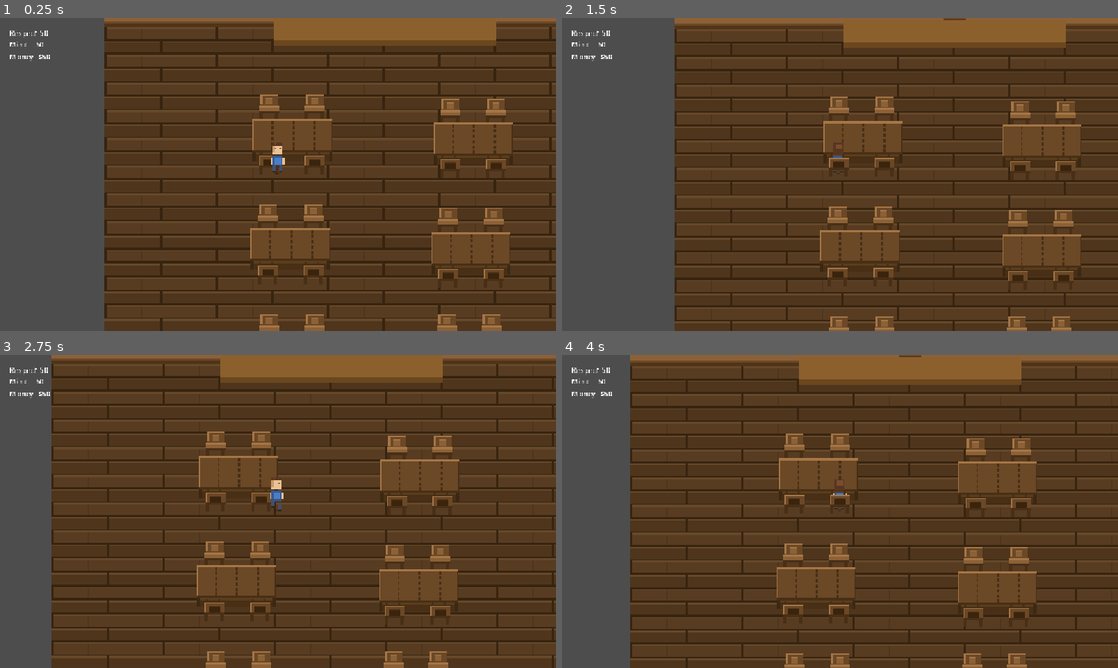
Above: before the commit, frames 1-4 (two rows, left to right).
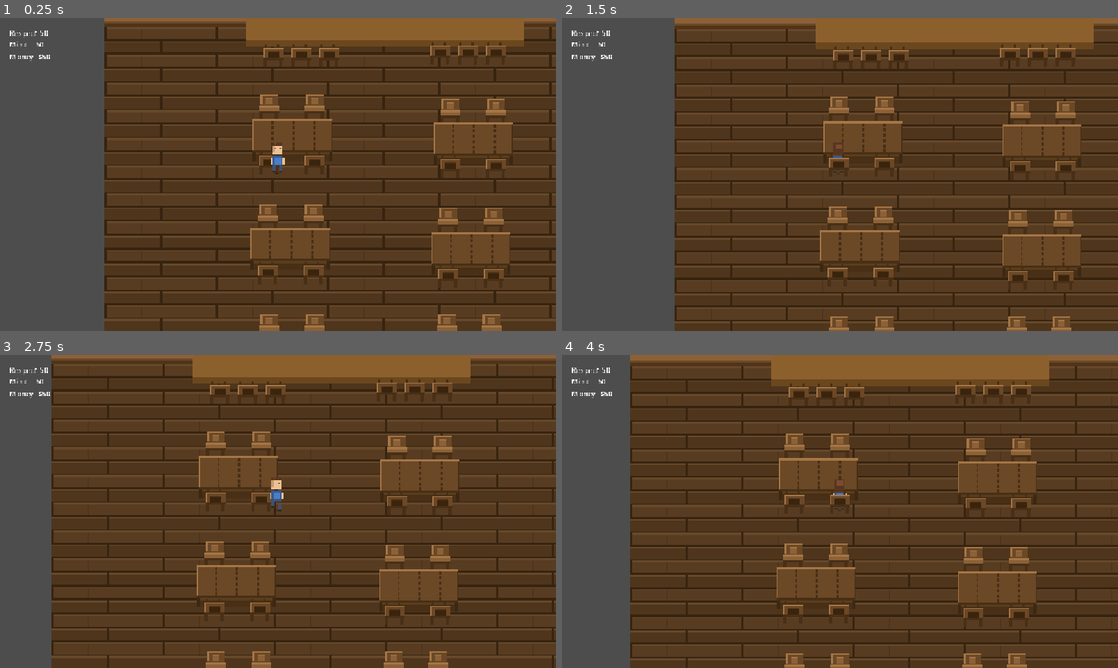
Above: after the commit, the same moments.

Repository: daniilbug/Drunkheads
Game: Godot game, scene res://scenes/hub/bar.tscn
Two runs of this game, one before a commit and one after it. Both use one fixed random seed, a clock stepped at 60 frames per second and the inputs below. This scene is started directly instead of the project's main scene.
Inputs:
- Up to frame 1 (0.25 s): no input
- Up to frame 2 (1.5 s): tap Enter at 0.5 s; hold D (right) 0.53-1.28 s; hold E (interact) 0.53-1.28 s; tap Space at 1.25 s; hold S (down) from 1.28 s (still down); tap Q (take) at 1.35 s
- Up to frame 3 (2.75 s): tap Enter at 2 s; release S (down) at 2.03 s; hold D (right) from 2.03 s (still down); hold E (interact) from 2.03 s (still down)
- Up to frame 4 (4 s): release D (right) at 2.78 s; release E (interact) at 2.78 s; hold W (up) 2.78-3.53 s; tap Q (take) at 2.85 s; tap Space at 3.5 s; hold A (left) from 3.53 s (still down); hold E (interact) from 3.53 s (still down)

The runs differ from the first frame. In frame 1, 1.4% of the frame differs, in the area x 44-95%, y 1-13%; in frame 2, 1.5%, in the area x 45-96%, y 0-14%; in frame 3, 1.4%; in frame 4, 1.5%.

Commit message:
Add voice chat and background music

Diff:
--- /dev/null
+++ b/default_bus_layout.tres
@@ -0,0 +1,24 @@
+[gd_resource type="AudioBusLayout" format=3 uid="uid://dfyccxfhmjoy0"]
+
+[sub_resource type="AudioEffectLimiter" id="AudioEffectLimiter_j3pel"]
+resource_name = "Limiter"
+
+[sub_resource type="AudioEffectStereoEnhance" id="AudioEffectStereoEnhance_j3pel"]
+resource_name = "StereoEnhance"
+
+[sub_resource type="AudioEffectCapture" id="AudioEffectCapture_j3pel"]
+resource_name = "Capture"
+
+[resource]
+bus/1/name = &"Record"
+bus/1/solo = false
+bus/1/mute = false
+bus/1/bypass_fx = false
+bus/1/volume_db = 5.028986
+bus/1/send = &"Master"
+bus/1/effect/0/effect = SubResource("AudioEffectLimiter_j3pel")
+bus/1/effect/0/enabled = true
+bus/1/effect/1/effect = SubResource("AudioEffectStereoEnhance_j3pel")
+bus/1/effect/1/enabled = true
+bus/1/effect/2/effect = SubResource("AudioEffectCapture_j3pel")
+bus/1/effect/2/enabled = true
--- a/project.godot
+++ b/project.godot
@@ -14,6 +14,11 @@
 run/main_scene="uid://dy73lxq0fpx5g"
 config/features=PackedStringArray("4.6", "Forward Plus")
 config/icon="res://icon.svg"
+
+[audio]
+
+buses/default_bus_layout="uid://dfyccxfhmjoy0"
+driver/enable_input=true
 
 [display]
 
--- a/scenes/hub/bar.tscn
+++ b/scenes/hub/bar.tscn
@@ -4,13 +4,25 @@
 [ext_resource type="PackedScene" uid="uid://c1dt3luxyc5sg" path="res://scenes/hub/bar/bartender.tscn" id="3_bartender"]
 [ext_resource type="Texture2D" uid="uid://ck1whxc3d1w5c" path="res://assets/sprites/bar_bg.png" id="5_bar_bg"]
 [ext_resource type="Texture2D" uid="uid://bjjar8xskv6s1" path="res://assets/sprites/bar_floor.png" id="6_bar_floor"]
+[ext_resource type="AudioStream" uid="uid://b2wnrqj3xgg30" path="res://assets/audio/background/1.mp3" id="6_ml76i"]
+[ext_resource type="AudioStream" uid="uid://n10tiopjfnvy" path="res://assets/audio/background/2.mp3" id="7_5617e"]
 [ext_resource type="PackedScene" uid="uid://bcv5xmti8v4pp" path="res://scenes/hub/table_with_chairs.tscn" id="7_table_group"]
+[ext_resource type="AudioStream" uid="uid://cldhtq6v7vct0" path="res://assets/audio/background/3.mp3" id="8_fcf0i"]
+[ext_resource type="AudioStream" uid="uid://d3r2tltimegwe" path="res://assets/audio/background/4.mp3" id="9_kpgvg"]
 
 [sub_resource type="RectangleShape2D" id="RectangleShape2D_wallH"]
 size = Vector2(320, 8)
 
 [sub_resource type="RectangleShape2D" id="RectangleShape2D_wallV"]
 size = Vector2(8, 328)
+
+[sub_resource type="AudioStreamPlaylist" id="AudioStreamPlaylist_sm57a"]
+shuffle = true
+stream_count = 4
+stream_0 = ExtResource("6_ml76i")
+stream_1 = ExtResource("7_5617e")
+stream_2 = ExtResource("8_fcf0i")
+stream_3 = ExtResource("9_kpgvg")
 
 [node name="Bar" type="Node2D" unique_id=705751519]
 scale = Vector2(4, 4)
@@ -59,7 +71,6 @@
 
 [node name="Bartender" parent="YSort" unique_id=500718914 instance=ExtResource("3_bartender")]
 position = Vector2(160.5, 35.75)
-scale = Vector2(0.8, 0.8)
 
 [node name="TableGroup1" parent="YSort" unique_id=1278514681 instance=ExtResource("7_table_group")]
 position = Vector2(108.25, 93)
@@ -78,6 +89,12 @@
 
 [node name="TableGroup6" parent="YSort" unique_id=2097257504 instance=ExtResource("7_table_group")]
 position = Vector2(210, 219.25)
+
+[node name="Audio" type="AudioStreamPlayer2D" parent="." unique_id=1264568561]
+stream = SubResource("AudioStreamPlaylist_sm57a")
+volume_db = -10.0
+autoplay = true
+playback_type = 1
 
 [node name="HUD" type="CanvasLayer" parent="." unique_id=574862558]
 
--- a/scenes/hub/bar/bartender.tscn
+++ b/scenes/hub/bar/bartender.tscn
@@ -3,12 +3,13 @@
 [ext_resource type="Script" uid="uid://dt7djvcshklde" path="res://scripts/hub/bar/bartender.gd" id="1_611q6"]
 [ext_resource type="Texture2D" uid="uid://2fpce82kty5m" path="res://assets/sprites/bartender.png" id="2_juoo6"]
 [ext_resource type="PackedScene" uid="uid://dsc8g1p4uat67" path="res://scenes/hub/drop_place.tscn" id="3_611q6"]
+[ext_resource type="PackedScene" uid="uid://c2n6gnfnfbbch" path="res://scenes/hub/chair.tscn" id="4_juoo6"]
 
 [sub_resource type="RectangleShape2D" id="RectangleShape2D_counter"]
 size = Vector2(160, 16)
 
 [sub_resource type="RectangleShape2D" id="RectangleShape2D_zone"]
-size = Vector2(160, 18)
+size = Vector2(21.5, 13)
 
 [node name="Bartender" type="StaticBody2D" unique_id=208033558]
 script = ExtResource("1_611q6")
@@ -35,11 +36,12 @@
 position = Vector2(0, 17)
 
 [node name="Shape" type="CollisionShape2D" parent="PurchaseArea" unique_id=861993716]
+position = Vector2(0, -2)
 shape = SubResource("RectangleShape2D_zone")
 
 [node name="DropPlaces" type="Node2D" parent="." unique_id=1724788350]
 
-[node name="DropPlace" parent="DropPlaces" unique_id=16125788 instance=ExtResource("3_611q6")]
+[node name="DropPlace1" parent="DropPlaces" unique_id=16125788 instance=ExtResource("3_611q6")]
 position = Vector2(0, -7)
 
 [node name="DropPlace2" parent="DropPlaces" unique_id=578939736 instance=ExtResource("3_611q6")]
@@ -65,3 +67,29 @@
 
 [node name="DropPlace9" parent="DropPlaces" unique_id=1059687684 instance=ExtResource("3_611q6")]
 position = Vector2(64, -7)
+
+[node name="Chairs" type="Node2D" parent="." unique_id=1276897511]
+
+[node name="Chair1" parent="Chairs" unique_id=585785857 instance=ExtResource("4_juoo6")]
+position = Vector2(-64, 15)
+facing_north = true
+
+[node name="Chair2" parent="Chairs" unique_id=1491561316 instance=ExtResource("4_juoo6")]
+position = Vector2(-48, 15)
+facing_north = true
+
+[node name="Chair3" parent="Chairs" unique_id=1410535094 instance=ExtResource("4_juoo6")]
+position = Vector2(-32, 15)
+facing_north = true
+
+[node name="Chair4" parent="Chairs" unique_id=139894369 instance=ExtResource("4_juoo6")]
+position = Vector2(32, 14)
+facing_north = true
+
+[node name="Chair5" parent="Chairs" unique_id=1329622802 instance=ExtResource("4_juoo6")]
+position = Vector2(48, 14)
+facing_north = true
+
+[node name="Chair6" parent="Chairs" unique_id=53455378 instance=ExtResource("4_juoo6")]
+position = Vector2(64, 14)
+facing_north = true
--- a/scenes/hub/player.tscn
+++ b/scenes/hub/player.tscn
@@ -2,6 +2,7 @@
 
 [ext_resource type="Script" uid="uid://qhf7evqheuvh" path="res://scripts/hub/player.gd" id="1_player"]
 [ext_resource type="Texture2D" uid="uid://km6dikhk85ac" path="res://assets/sprites/player.png" id="2_player_tex"]
+[ext_resource type="PackedScene" uid="uid://cs3d5c4yygunn" path="res://scenes/hub/voice_chat.tscn" id="3_e52ck"]
 
 [sub_resource type="RectangleShape2D" id="RectangleShape2D_body"]
 size = Vector2(10, 8)
@@ -51,5 +52,7 @@
 
 [node name="Camera" type="Camera2D" parent="." unique_id=857080020]
 
+[node name="VoiceChat" parent="." unique_id=1764415366 instance=ExtResource("3_e52ck")]
+
 [node name="MultiplayerSynchronizer" type="MultiplayerSynchronizer" parent="." unique_id=245744329]
 replication_config = SubResource("SceneReplicationConfig_5x06y")
--- /dev/null
+++ b/scenes/hub/voice_chat.tscn
@@ -0,0 +1,22 @@
+[gd_scene format=3 uid="uid://cs3d5c4yygunn"]
+
+[ext_resource type="Script" uid="uid://djhov01yyinej" path="res://scripts/hub/voice_chat.gd" id="1_5gpfh"]
+
+[sub_resource type="AudioStreamMicrophone" id="AudioStreamMicrophone_5gpfh"]
+
+[sub_resource type="AudioStreamGenerator" id="AudioStreamGenerator_5gpfh"]
+
+[node name="VoiceChat" type="Node2D" unique_id=1764415366]
+script = ExtResource("1_5gpfh")
+
+[node name="Input" type="AudioStreamPlayer2D" parent="." unique_id=465043216]
+stream = SubResource("AudioStreamMicrophone_5gpfh")
+autoplay = true
+bus = &"Record"
+
+[node name="Output" type="AudioStreamPlayer2D" parent="." unique_id=1929342251]
+stream = SubResource("AudioStreamGenerator_5gpfh")
+volume_db = 5.0
+autoplay = true
+max_distance = 300.0
+attenuation = 3.0
--- a/scripts/hub/player.gd
+++ b/scripts/hub/player.gd
@@ -41,11 +41,14 @@
 signal drink_action_requested(drink_name: String)
 
 func _enter_tree() -> void:
-	$MultiplayerSynchronizer.set_multiplayer_authority(get_multiplayer_authority())
+	set_multiplayer_authority(get_multiplayer_authority(), true)
 
 func _ready() -> void:
 	sprite.frame = ROW_IDLE * 4
 	_start_idle_bob()
+	call_deferred("_setup_authority")
+
+func _setup_authority() -> void:
 	if is_multiplayer_authority():
 		camera.make_current()
 
--- /dev/null
+++ b/scripts/hub/voice_chat.gd
@@ -0,0 +1,36 @@
+class_name VoiceChat
+extends Node
+
+@onready var input : AudioStreamPlayer2D = $Input
+@onready var output : AudioStreamPlayer2D = $Output
+
+var idx : int
+var effect : AudioEffectCapture
+var playback : AudioStreamGeneratorPlayback
+
+func _ready() -> void:
+	call_deferred("_setup_authority")
+
+func _setup_authority() -> void:
+	if is_multiplayer_authority():
+		idx = AudioServer.get_bus_index("Record")
+		effect = AudioServer.get_bus_effect(idx, 2)
+		AudioServer.set_bus_mute(idx, true)
+		output.stop()
+	else:
+		input.stop()
+		playback = output.get_stream_playback()
+
+func _process(_delta: float) -> void:
+	if not is_multiplayer_authority() or effect == null:
+		return
+	if effect.can_get_buffer(512):
+		send_data.rpc(effect.get_buffer(512))
+	effect.clear_buffer()
+
+@rpc("any_peer", "call_remote", "reliable")
+func send_data(data : PackedVector2Array):
+	if playback == null:
+		return
+	for i in range(0, 512):
+		playback.push_frame(data[i])
Not shown, added: assets/audio/background/1.mp3.import
Not shown, added: assets/audio/background/2.mp3.import
Not shown, added: assets/audio/background/3.mp3.import
Not shown, added: assets/audio/background/4.mp3.import
Not shown, changed: export_presets.cfg
Not shown, added: scripts/hub/voice_chat.gd.uid
Not shown, added: assets/audio/background/1.mp3
Not shown, added: assets/audio/background/2.mp3
Not shown, added: assets/audio/background/3.mp3
Not shown, added: assets/audio/background/4.mp3
